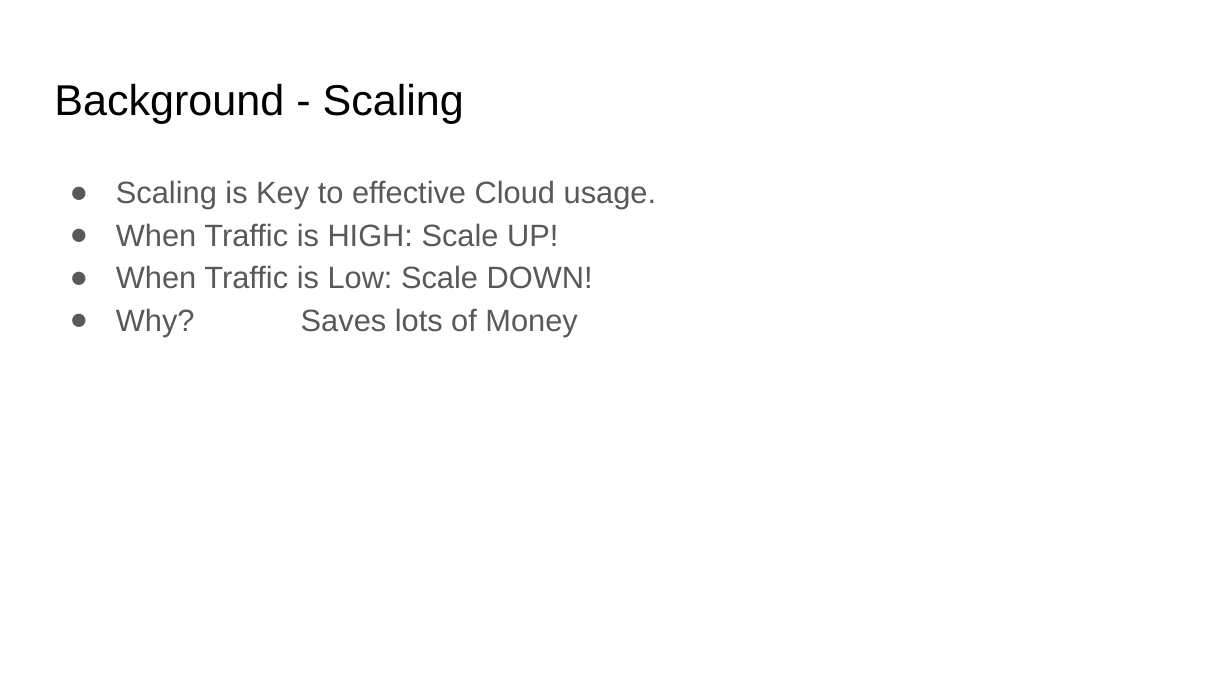
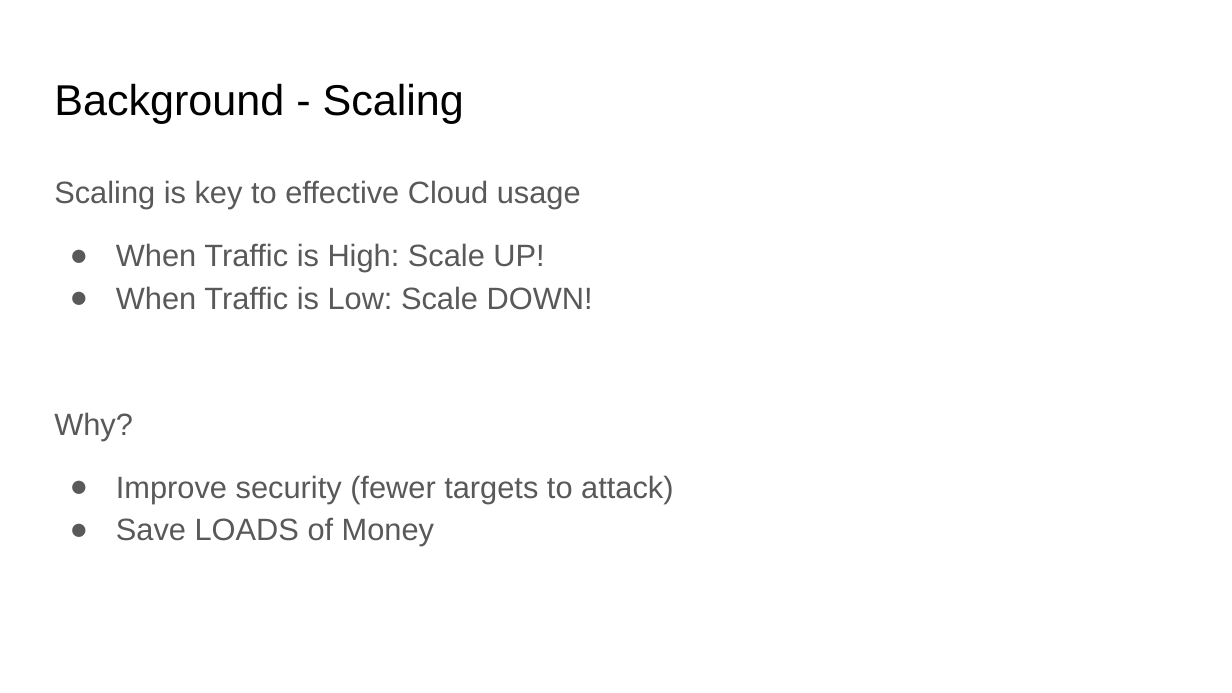
Before and after one commit to davidkshepherd/IPHeadroom, a slide deck: slide 3 of DKShepherd - Python Class Project.pptx (slide 4 before the commit). Drawn at 1232x693 pixels with LibreOffice and Linux fonts; fonts in the diff are those of the drawing. Boxes give left, top, right and bottom in pixels: in the first picture for what was removed or moved away, otherwise in the second. Text is boxed around its words. In the diff, an @@ line names an element or a change of style, - is before the commit and + after.

```diff
--- a/DKShepherd - Python Class Project.pptx
+++ b/DKShepherd - Python Class Project.pptx
@@ text at (x1=54, y1=180, x2=581, y2=272): text changed @@
-● Scaling is Key to effective Cloud usage.
-● When Traffic is HIGH: Scale UP!
+Scaling is key to effective Cloud usage
+● When Traffic is High: Scale UP!
@@ text at (x1=54, y1=412, x2=673, y2=546): text changed @@
-● Why? Saves lots of Money
+Why?
+● Improve security (fewer targets to attack)
+● Save LOADS of Money
```
Also in this commit, not shown: 3 other slides changed, 1 slide added.
